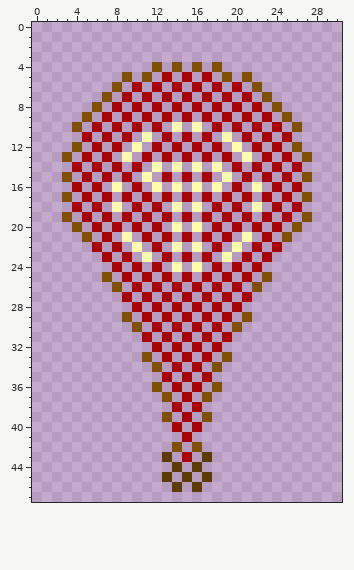
Pixel-art sprite, stored at landviewdattabs/landview_pinpnt/pointr_tuth.png. This is how it looked before the edit.
The file is 31x48 pixels.
The same view after the edit:
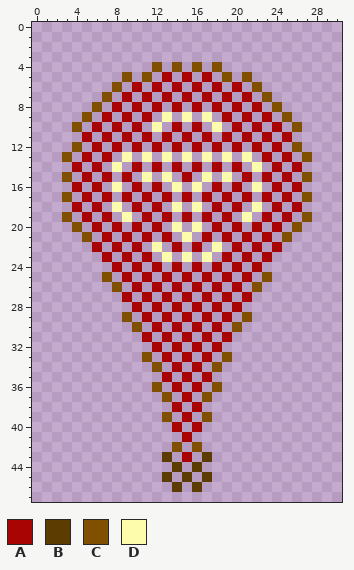
Palette (. is transparent): A #a80404  B #5c3c00  C #805000  D #fcfcac
From old to new:
y 9: x 13 A -> D; x 15 A -> D; x 17 A -> D
y 10: x 12 A -> D; x 14 D -> A; x 16 D -> A; x 18 A -> D
y 11: x 11 D -> A; x 19 D -> A
y 12: x 10 D -> A; x 20 D -> A
y 13: x 11 A -> D; x 13 A -> D; x 15 A -> D; x 17 A -> D; x 19 A -> D
y 14: x 8 A -> D; x 12 D -> A; x 14 D -> A; x 16 D -> A; x 18 D -> A; x 22 A -> D
y 15: x 13 A -> D; x 17 A -> D
y 16: x 12 D -> A; x 18 D -> A
y 19: x 9 A -> D; x 21 A -> D
y 21: x 9 D -> A; x 15 A -> D; x 21 D -> A
y 22: x 10 D -> A; x 12 A -> D; x 14 D -> A; x 16 D -> A; x 18 A -> D; x 20 D -> A
y 23: x 11 D -> A; x 13 A -> D; x 15 A -> D; x 17 A -> D; x 19 D -> A
y 24: x 14 D -> A; x 16 D -> A
